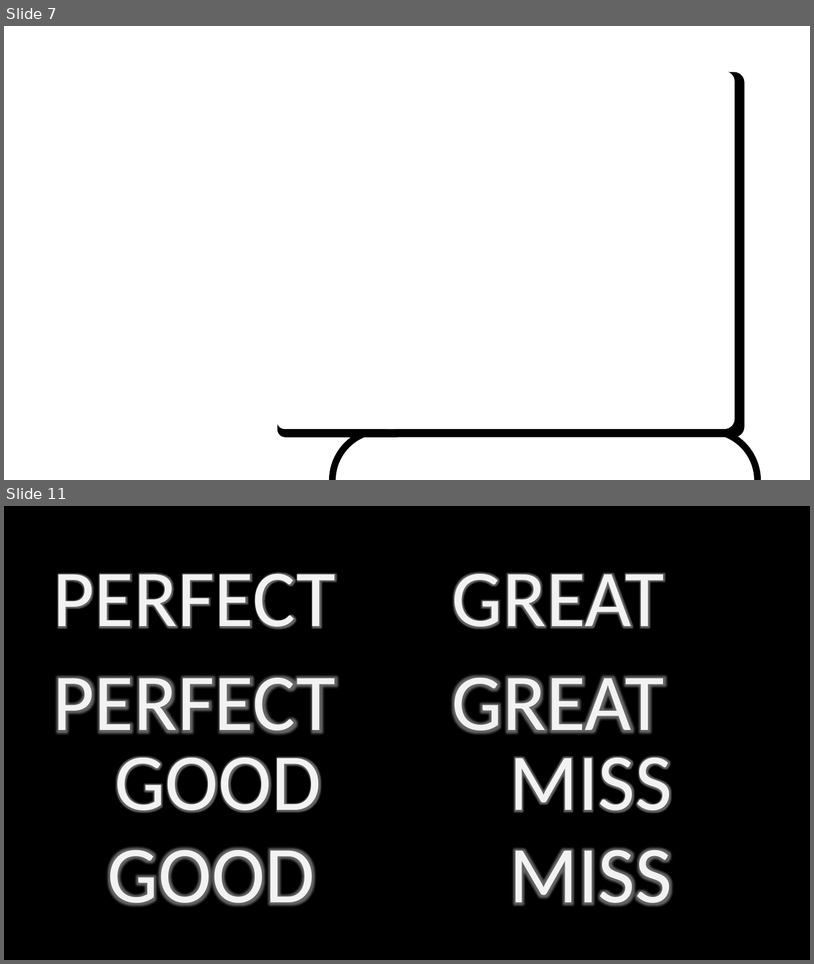
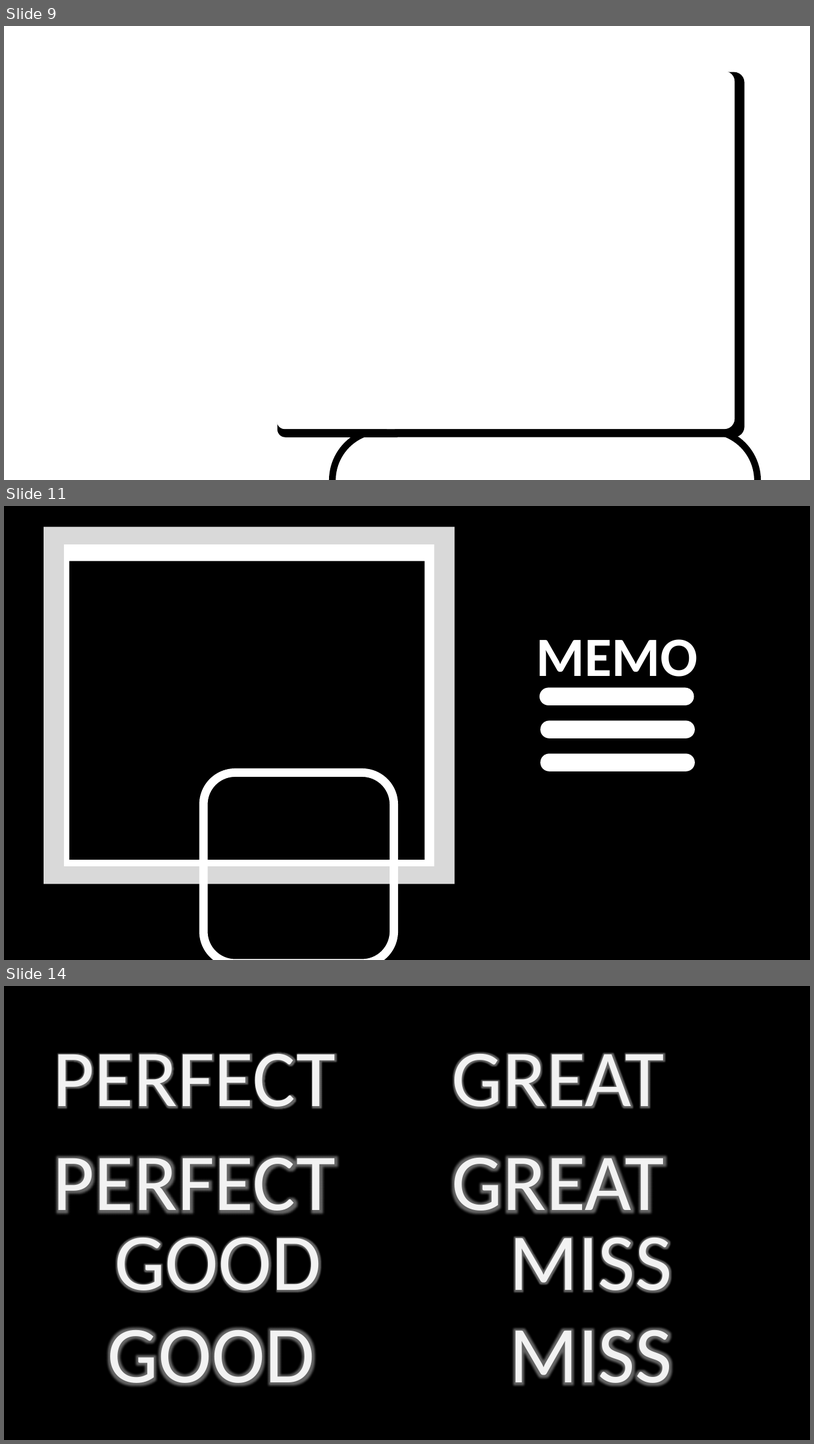
Before and after one commit to YuukiReiya/RhythmGame, a slide deck: resource.pptx. Shown one above the other, each under a label of ours: slides 7 and 11 before the commit, slides 9, 11 and 14 after it; the slides between them are not shown. The pictures are 814x964 and 814x1444 pixels, drawn with LibreOffice and Linux fonts; fonts in the diff are those of the drawing. Boxes give left, top, right and bottom in pixels: in the first picture for what was removed or moved away, otherwise in the second. Text is boxed around its words. In the diff, an @@ line names an element or a change of style, - is before the commit and + after.

```diff
--- a/resource.pptx
+++ b/resource.pptx
@@ slide 11 added at box(4, 506, 810, 960), background #000000 @@
@@ rectangle added at box(44, 526, 455, 883), fill #D9D9D9 @@
@@ rectangle added at box(64, 545, 434, 866), fill #FFFFFF @@
@@ rectangle added at box(69, 561, 425, 859), fill #000000 @@
@@ group added at box(537, 639, 698, 771): 3 rounded rectangles, 1 text @@
+MEMO
@@ rounded rectangle added at box(204, 772, 394, 960), outline #FFFFFF 10 pt @@
@@ what was slide 7 is now slide 9 @@
@@ what was slide 11 is now slide 14 @@
```
Also in this commit, not shown: 2 slides changed, 5 other slides added, 2 slides removed.
